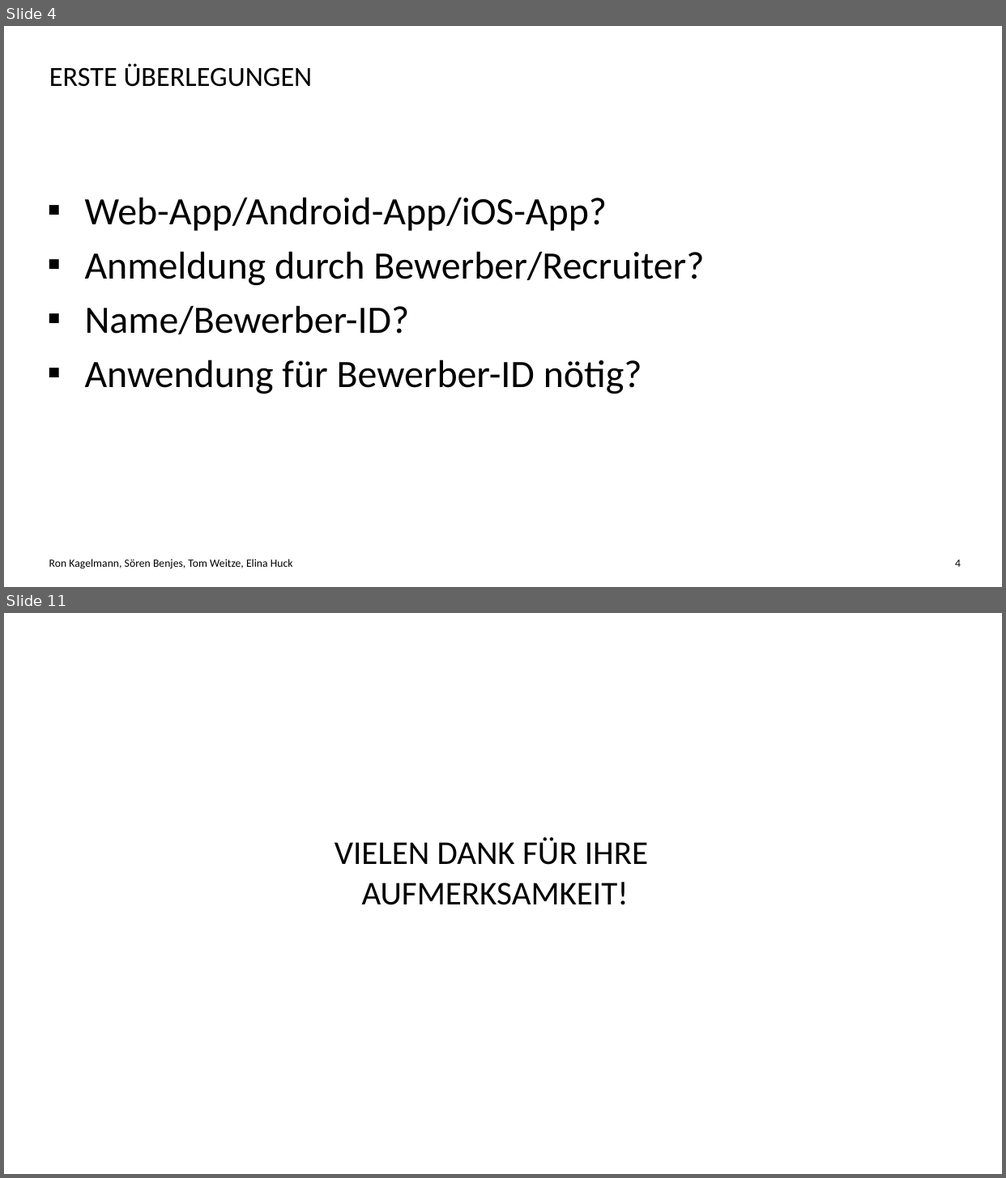
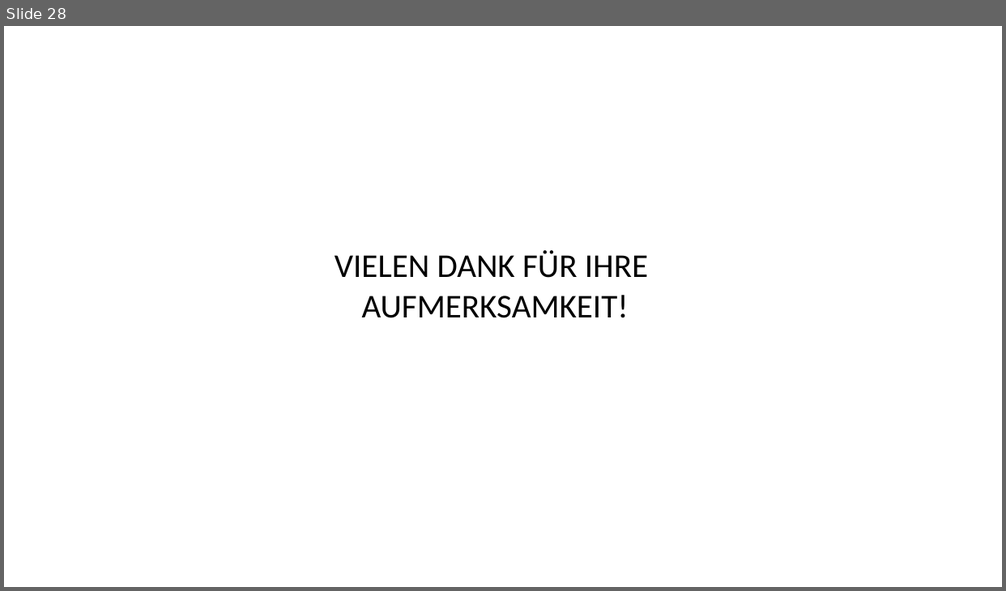
Before and after one commit to Elinuschka/H-DSkript, a slide deck: Candidate Accessment System.pptx. Shown one above the other, each under a label of ours: slides 4 and 11 before the commit, slide 28 after it; the slides between them are not shown. The pictures are 1006x1178 and 1006x591 pixels, drawn with LibreOffice and Linux fonts; fonts in the diff are those of the drawing; background and template pictures are left out. Boxes give left, top, right and bottom in pixels: in the first picture for what was removed or moved away, otherwise in the second. Text is boxed around its words. In the diff, an @@ line names an element or a change of style, - is before the commit and + after.

```diff
--- a/Candidate Accessment System.pptx
+++ b/Candidate Accessment System.pptx
@@ slide 4 removed at box(4, 26, 1002, 587), background #FFFFFF @@
@@ title removed at box(49, 63, 313, 87) @@
-ERSTE ÜBERLEGUNGEN
@@ text removed at box(85, 197, 704, 395) @@
-▪ Web-App/Android-App/iOS-App?
-▪ Anmeldung durch Bewerber/Recruiter?
-▪ Name/Bewerber-ID?
-▪ Anwendung für Bewerber-ID nötig?
@@ text removed at box(49, 559, 293, 570) @@
-Ron Kagelmann, Sören Benjes, Tom Weitze, Elina Huck
@@ page number removed at box(955, 560, 961, 567) @@
-4
@@ what was slide 11 is now slide 28 @@
```
Also in this commit, not shown: 2 slides changed, 24 slides added, 6 other slides removed.
